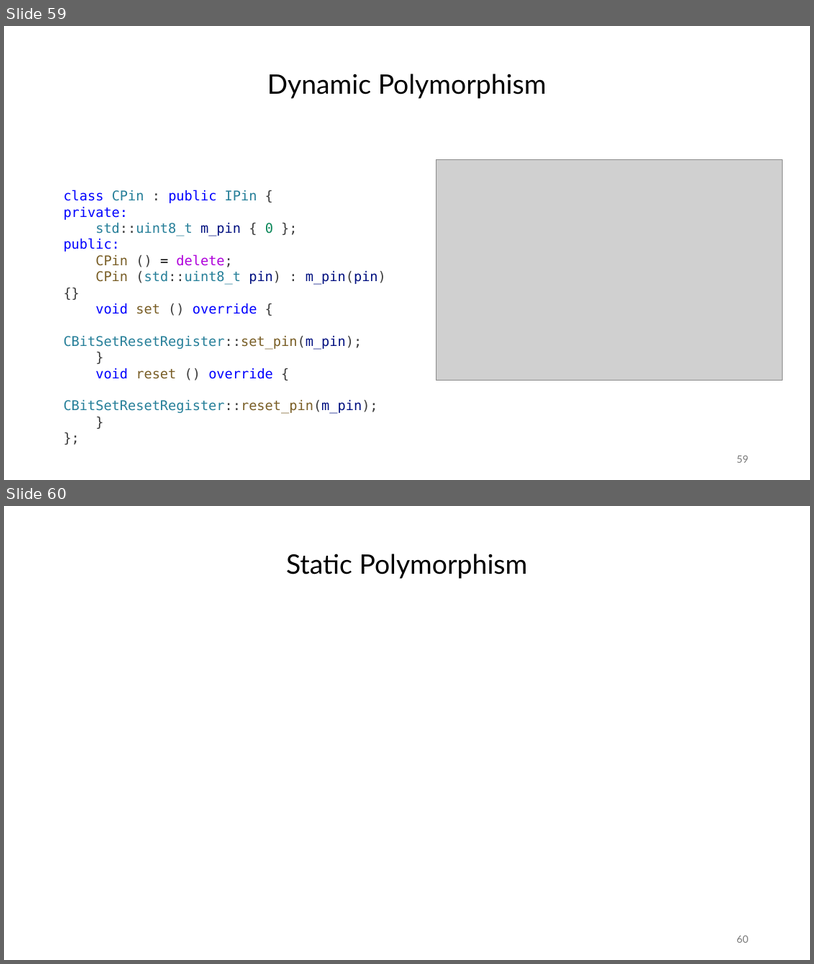
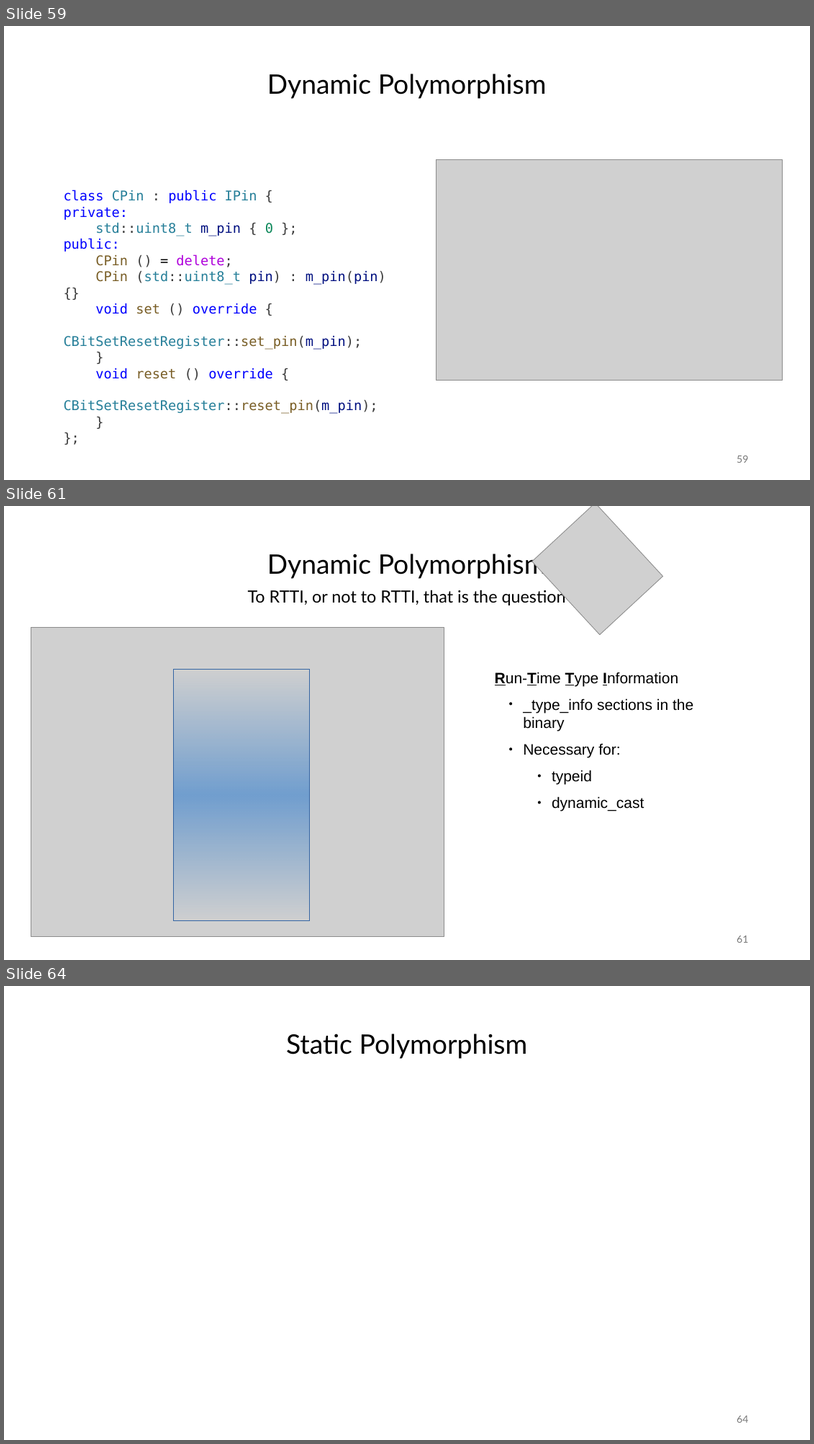
Before and after one commit to janos32783/cppcon_2024_cost_cpp_abstractions, a slide deck: presentation/cppcon.pptx. Shown one above the other, each under a label of ours: slides 59 and 60 before the commit, slides 59, 61 and 64 after it; the slides between them are not shown. The pictures are 814x964 and 814x1444 pixels, drawn with LibreOffice and Linux fonts; fonts in the diff are those of the drawing; grey boxes stand for pictures. Boxes give left, top, right and bottom in pixels: in the first picture for what was removed or moved away, otherwise in the second. Text is boxed around its words. In the diff, an @@ line names an element or a change of style, - is before the commit and + after.

```diff
--- a/presentation/cppcon.pptx
+++ b/presentation/cppcon.pptx
@@ slide 61 added at <box>4,506,810,960</box>, background #FFFFFF @@
@@ picture added at <box>532,506,664,634</box> @@
@@ text added at <box>248,551,566,605</box>, 20 pt, text #000000 @@
+Dynamic Polymorphism
+To RTTI, or not to RTTI, that is the question
@@ picture added at <box>31,627,444,937</box> @@
@@ rectangle added at <box>173,669,309,921</box>, fill gradient #729FCF, outline #3465A4 0 pt @@
@@ text added at <box>495,672,694,811</box>, 18 pt, text #000000 @@
+Run-Time Type Information
+  ● _type_info sections in the binary
+  ● Necessary for:
+      ● typeid
+      ● dynamic_cast
@@ page number added at <box>737,935,748,942</box>, 12 pt, text #787878 @@
+61
@@ what was slide 60 is now slide 64 @@
@@ page number at <box>737,1415,748,1422</box>: text changed @@
-60
+64
```
Also in this commit, not shown: 1 slide changed, 3 other slides added, 2 other files.
